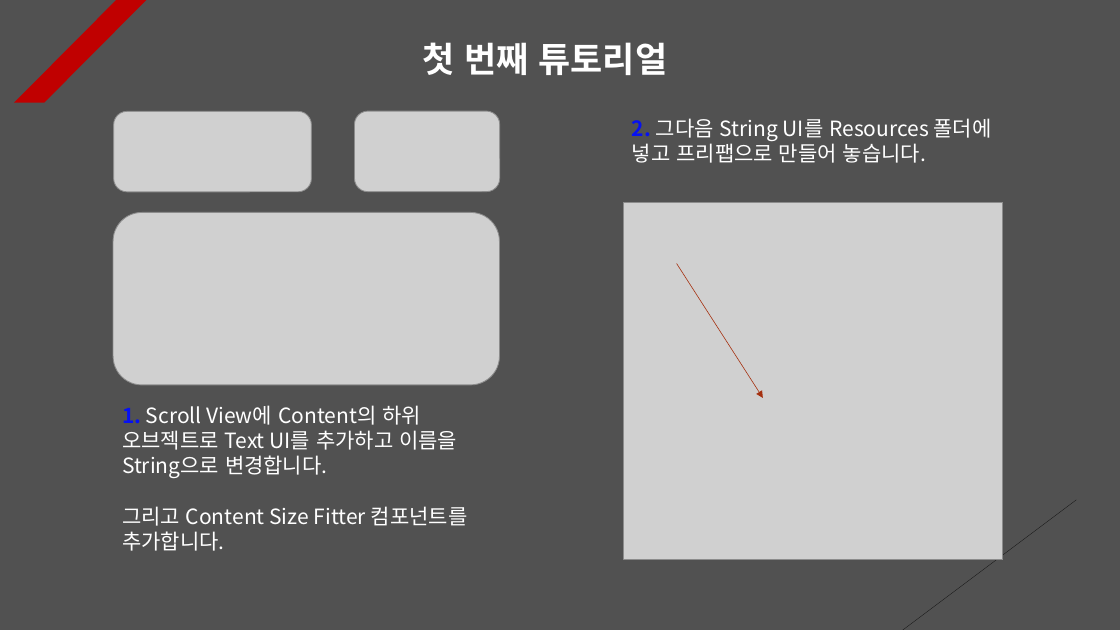
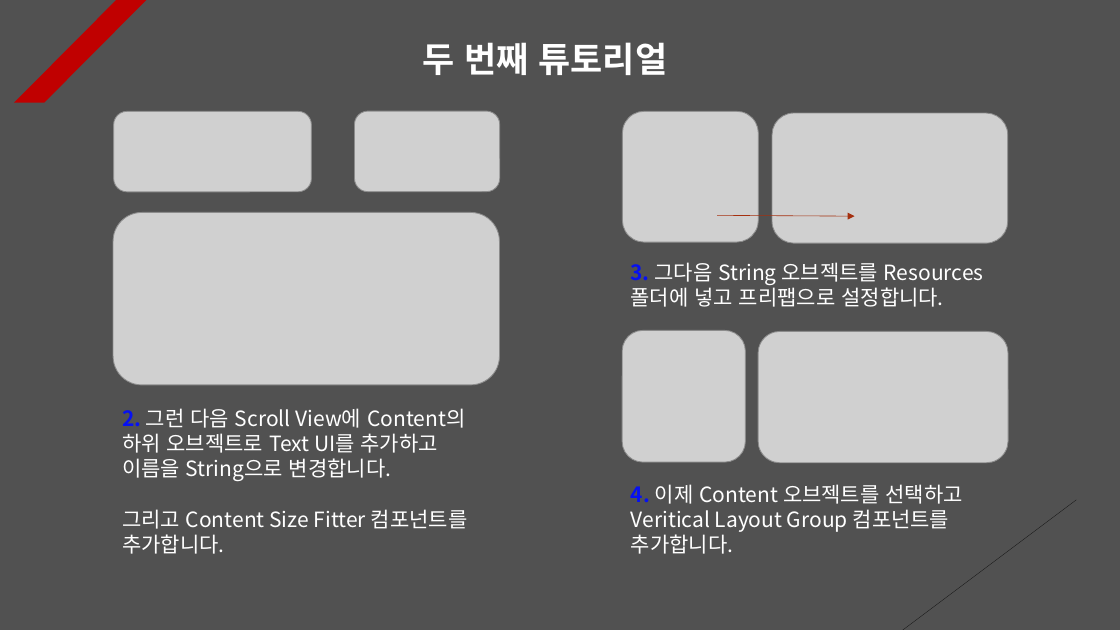
Before and after one commit to Unity2033/3D-UnityEngine, a slide deck: slide 2 of Assets/Class/Photon Server/PPT Data/Photon RPC.pptx (slide 3 before the commit). Drawn at 1120x630 pixels with LibreOffice and Linux fonts; fonts in the diff are those of the drawing; grey boxes stand for pictures. Boxes give left, top, right and bottom in pixels: in the first picture for what was removed or moved away, otherwise in the second. Text is boxed around its words. In the diff, an @@ line names an element or a change of style, - is before the commit and + after.

```diff
--- a/Assets/Class/Photon Server/PPT Data/Photon RPC.pptx
+++ b/Assets/Class/Photon Server/PPT Data/Photon RPC.pptx
@@ text at (422, 42, 668, 75): text changed @@
-첫 번째 튜토리얼
+두 번째 튜토리얼
@@ picture added at (623, 111, 759, 242) @@
@@ picture added at (772, 113, 1008, 244) @@
@@ picture removed at (624, 202, 1003, 560) @@
@@ arrow added from (718, 215) to (854, 216), #A5300F 0.5 pt dashed @@
@@ text at (631, 262, 984, 307): text changed @@
-2. 그다음 String UI를 Resources 폴더에 넣고 프리팹으로 만들어 놓습니다.
+3. 그다음 String 오브젝트를 Resources 폴더에 넣고 프리팹으로 설정합니다.
@@ arrow removed from (676, 264) to (763, 398) @@
@@ picture added at (623, 330, 746, 462) @@
@@ picture added at (759, 332, 1009, 463) @@
@@ text at (122, 408, 465, 481): text changed @@
-1. Scroll View에 Content의 하위 오브젝트로 Text UI를 추가하고 이름을 String으로 변경합니다.
+2. 그런 다음 Scroll View에 Content의 하위 오브젝트로 Text UI를 추가하고 이름을 String으로 변경합니다.
@@ text added at (631, 484, 962, 554), 18 pt, text #FFFFFF @@
+4. 이제 Content 오브젝트를 선택하고 Veritical Layout Group 컴포넌트를 추가합니다.
```
Also in this commit, not shown: 8 other slides changed, 1 slide added, 2 other files.
